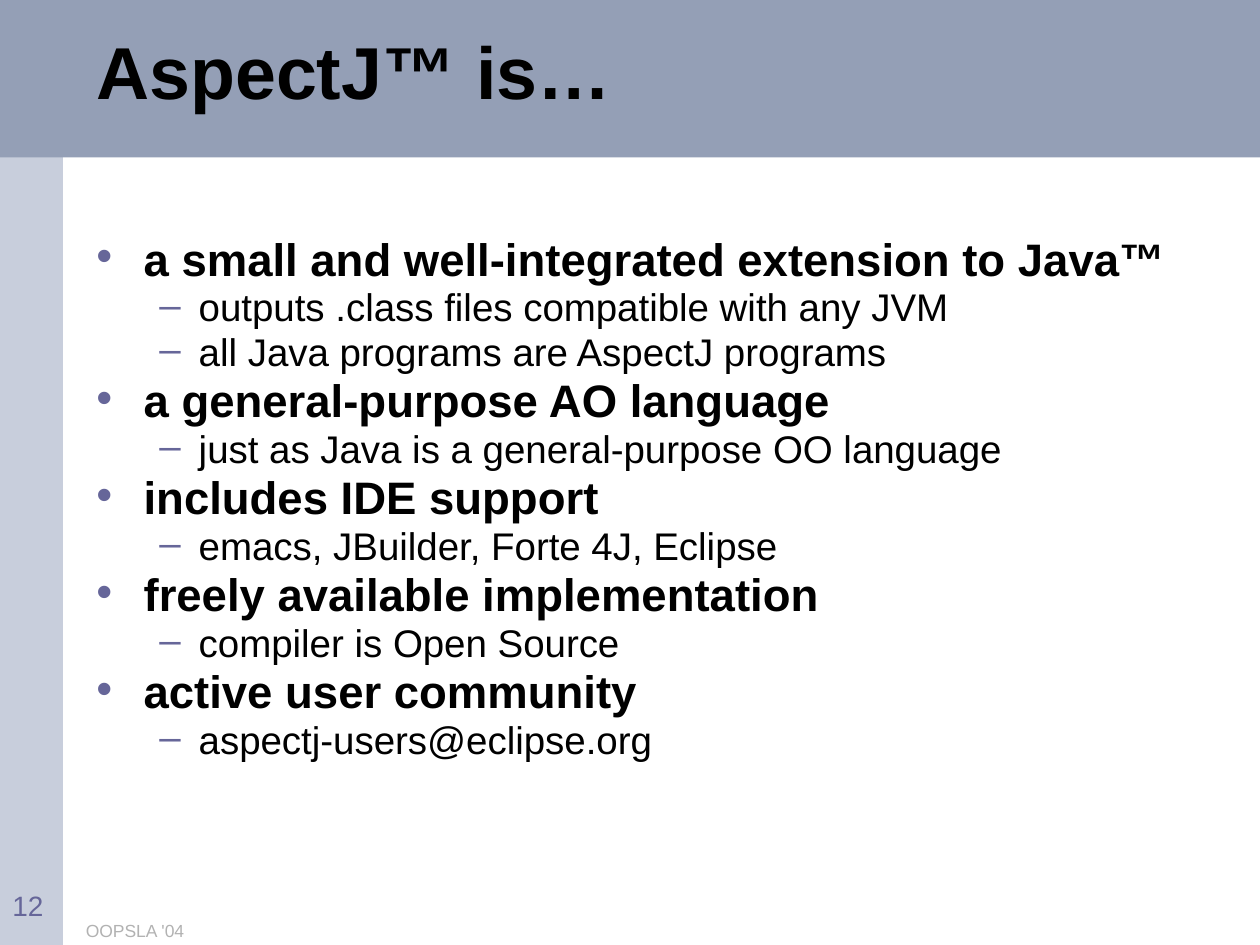
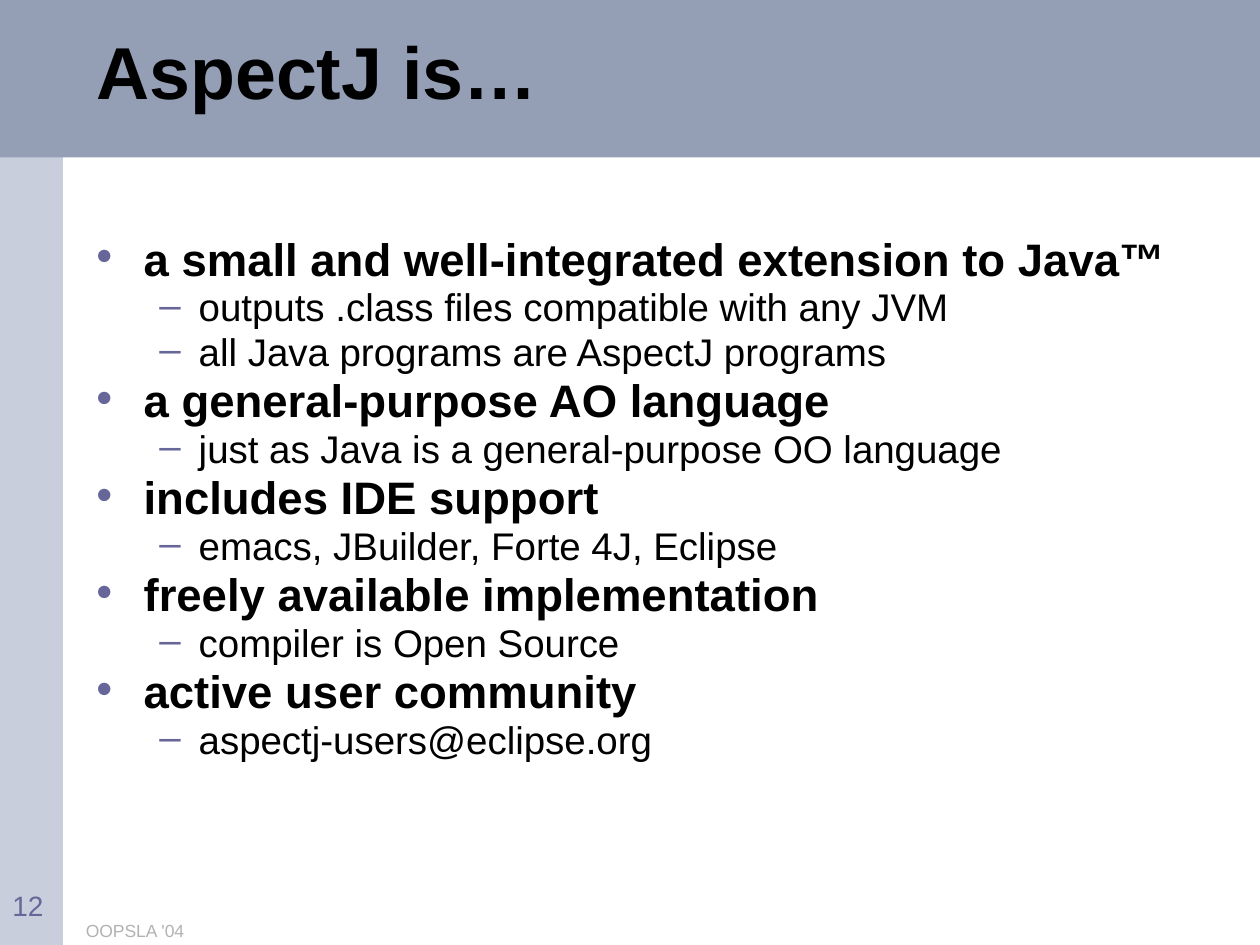
Before and after one commit to eclipse-aspectj/aspectj, a slide deck: slide 12 of docs/teaching/tutorial.ppt. Drawn at 1260x945 pixels with LibreOffice and Linux fonts; fonts in the diff are those of the drawing. Boxes give left, top, right and bottom in pixels: in the first picture for what was removed or moved away, otherwise in the second. Text is boxed around its words. In the diff, an @@ line names an element or a change of style, - is before the commit and + after.

```diff
--- a/docs/teaching/tutorial.ppt
+++ b/docs/teaching/tutorial.ppt
@@ title at bbox=[96, 45, 538, 112]: text changed @@
-AspectJ™ is…
+AspectJ is…
```
Also in this commit, not shown: 4 other slides changed.
